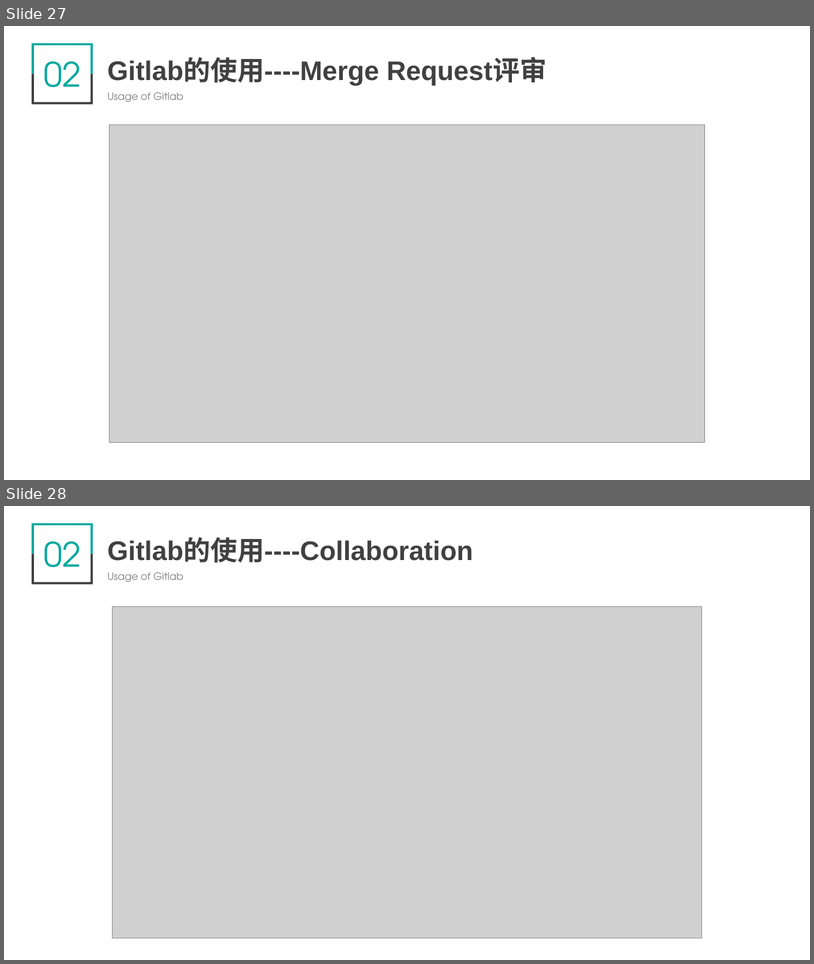
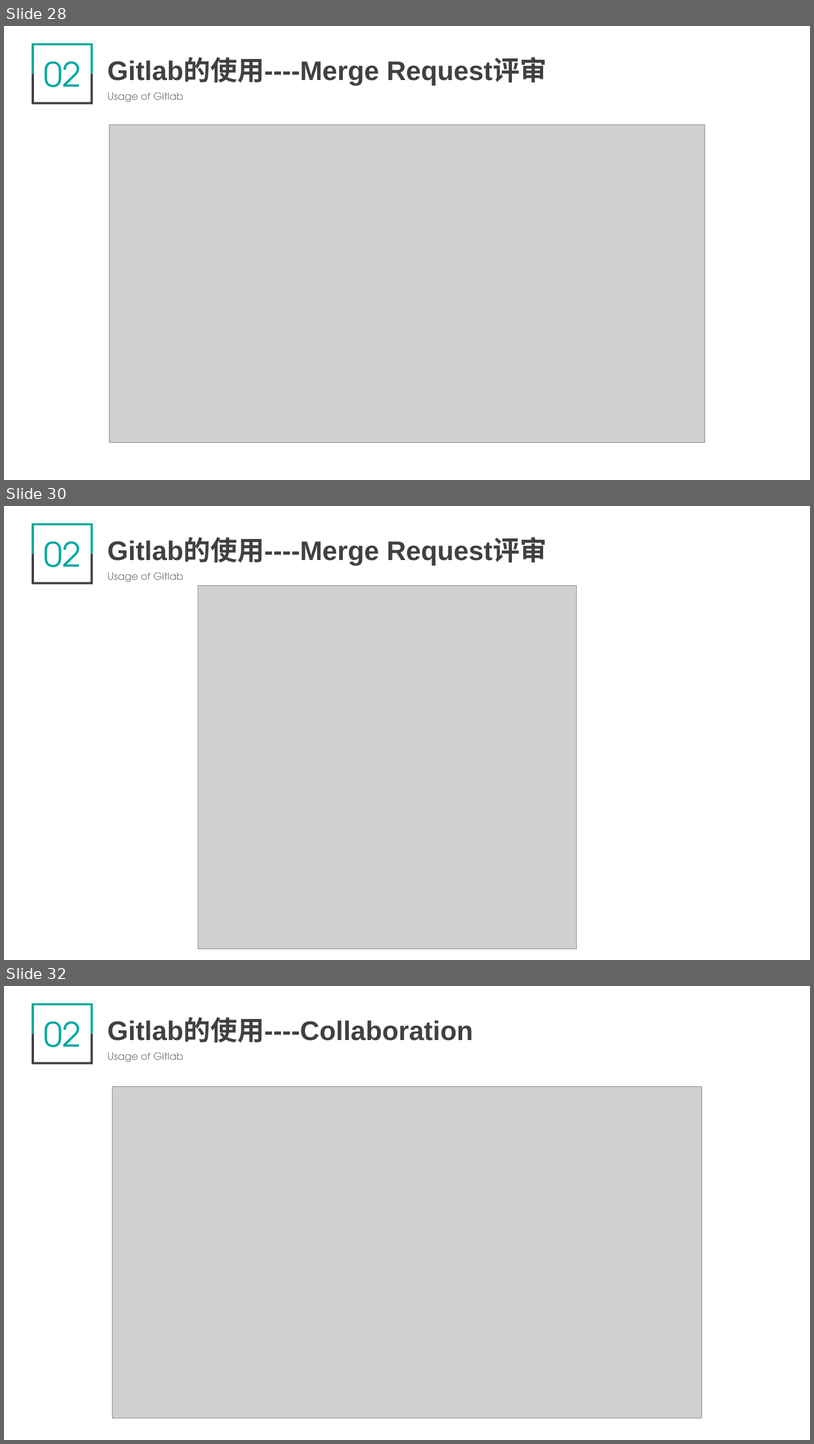
Before and after one commit to ji-suan-ge/future-star-document, a slide deck: 计蒜鸽第二周项目展示.pptx. Shown one above the other, each under a label of ours: slides 27 and 28 before the commit, slides 28, 30 and 32 after it; the slides between them are not shown. The pictures are 814x964 and 814x1444 pixels, drawn with LibreOffice and Linux fonts; fonts in the diff are those of the drawing; grey boxes stand for pictures. Boxes give left, top, right and bottom in pixels: in the first picture for what was removed or moved away, otherwise in the second. Text is boxed around its words. In the diff, an @@ line names an element or a change of style, - is before the commit and + after.

```diff
--- a/计蒜鸽第二周项目展示.pptx
+++ b/计蒜鸽第二周项目展示.pptx
@@ slide 30 added at bbox=[4, 506, 810, 960], background #FFFFFF @@
@@ freeform shape added at bbox=[32, 523, 93, 554], fill #01A89E @@
@@ text added at bbox=[44, 541, 81, 567], 40 pt, text #01A89E @@
+02
@@ text added at bbox=[107, 539, 547, 565], 32 pt, text #404040, bold @@
+Gitlab的使用----Merge Request评审
@@ freeform shape added at bbox=[32, 554, 93, 585], fill #404040 @@
@@ text added at bbox=[107, 572, 183, 582], 12 pt, text #808080 @@
+Usage of Gitlab
@@ picture added at bbox=[198, 585, 577, 948] @@
@@ what was slide 27 is now slide 28 @@
@@ what was slide 28 is now slide 32 @@
```
Also in this commit, not shown: 8 slides changed, 3 other slides added.
